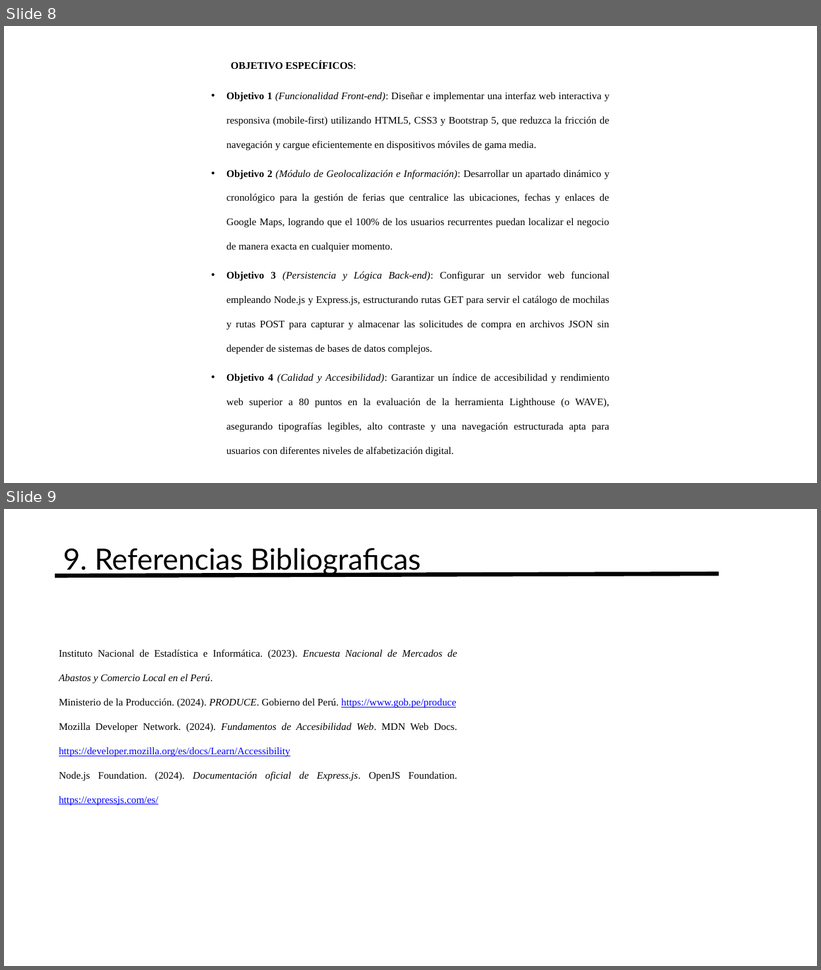
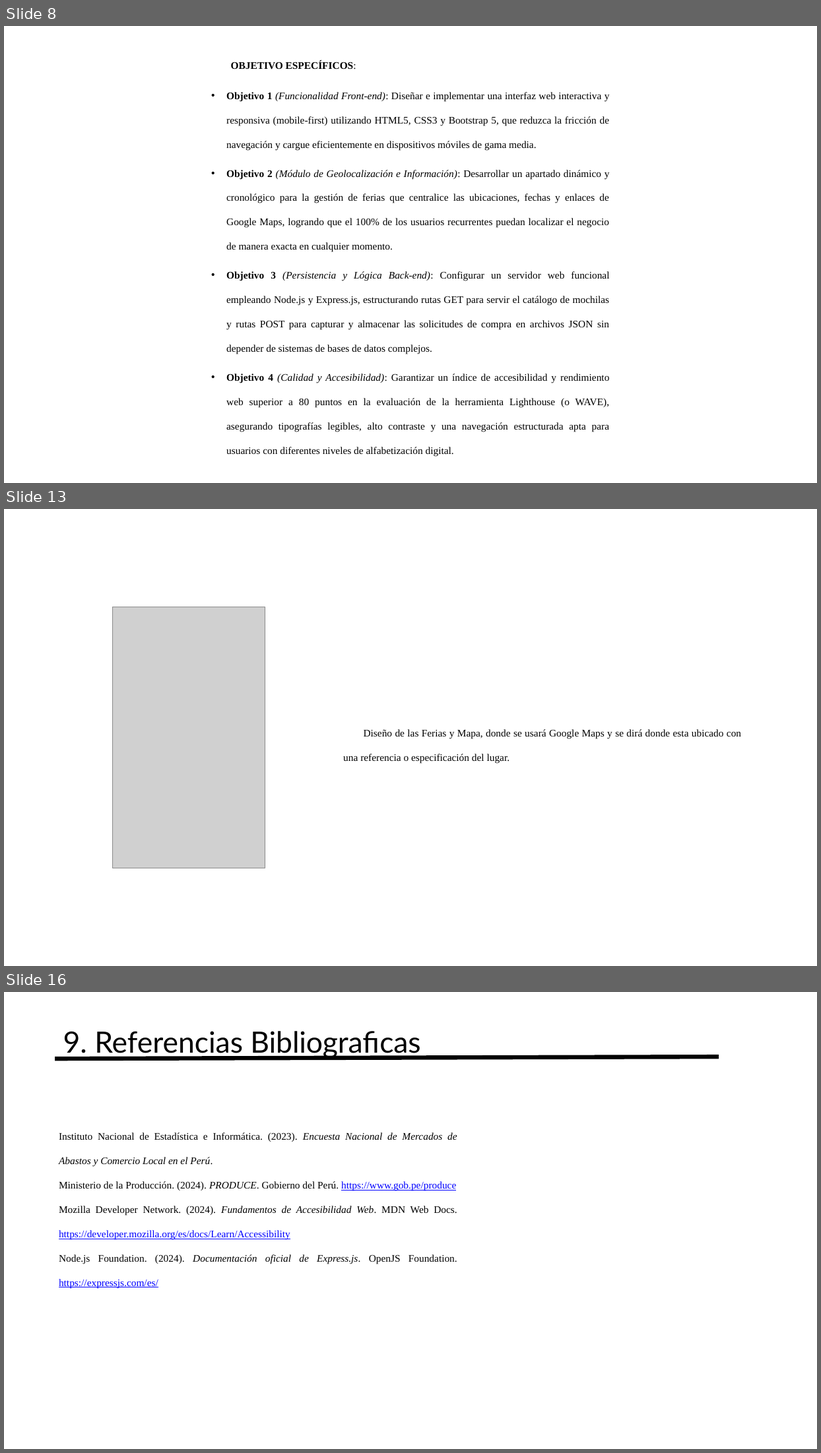
Before and after one commit to lITom182lI/Programacion-Web-3-Ciclo, a slide deck: PROYECTO FINAL/AVANCE PPT/Avance1_ProyectoPW.pptx. Shown one above the other, each under a label of ours: slides 8 and 9 before the commit, slides 8, 13 and 16 after it; the slides between them are not shown. The pictures are 821x970 and 821x1453 pixels, drawn with LibreOffice and Linux fonts; fonts in the diff are those of the drawing; grey boxes stand for pictures. Boxes give left, top, right and bottom in pixels: in the first picture for what was removed or moved away, otherwise in the second. Text is boxed around its words. In the diff, an @@ line names an element or a change of style, - is before the commit and + after.

```diff
--- a/PROYECTO FINAL/AVANCE PPT/Avance1_ProyectoPW.pptx
+++ b/PROYECTO FINAL/AVANCE PPT/Avance1_ProyectoPW.pptx
@@ slide 13 added at <box>4,509,817,966</box>, background #FFFFFF @@
@@ picture added at <box>112,607,265,868</box> @@
@@ text added at <box>343,729,741,764</box>, 18 pt, text #000000 @@
+Diseño de las Ferias y Mapa, donde se usará Google Maps y se dirá donde esta ubicado con una referencia o especificación del lugar.
@@ what was slide 9 is now slide 16 @@
```
Also in this commit, not shown: 6 other slides added.
